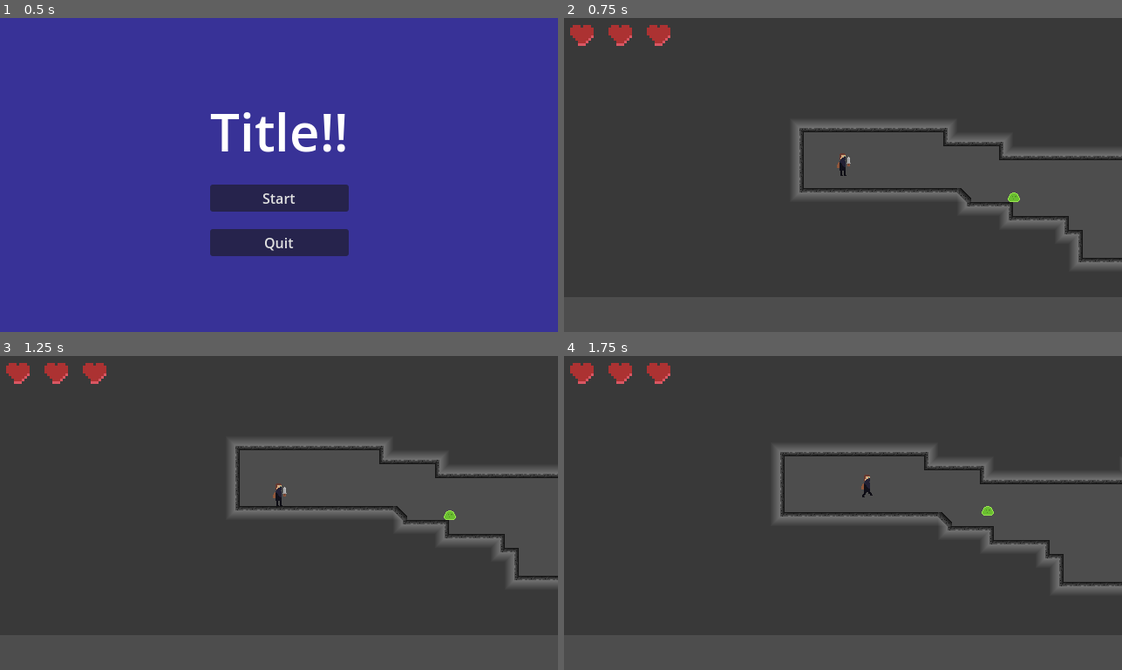
Above: before the commit, frames 1-4 (two rows, left to right).
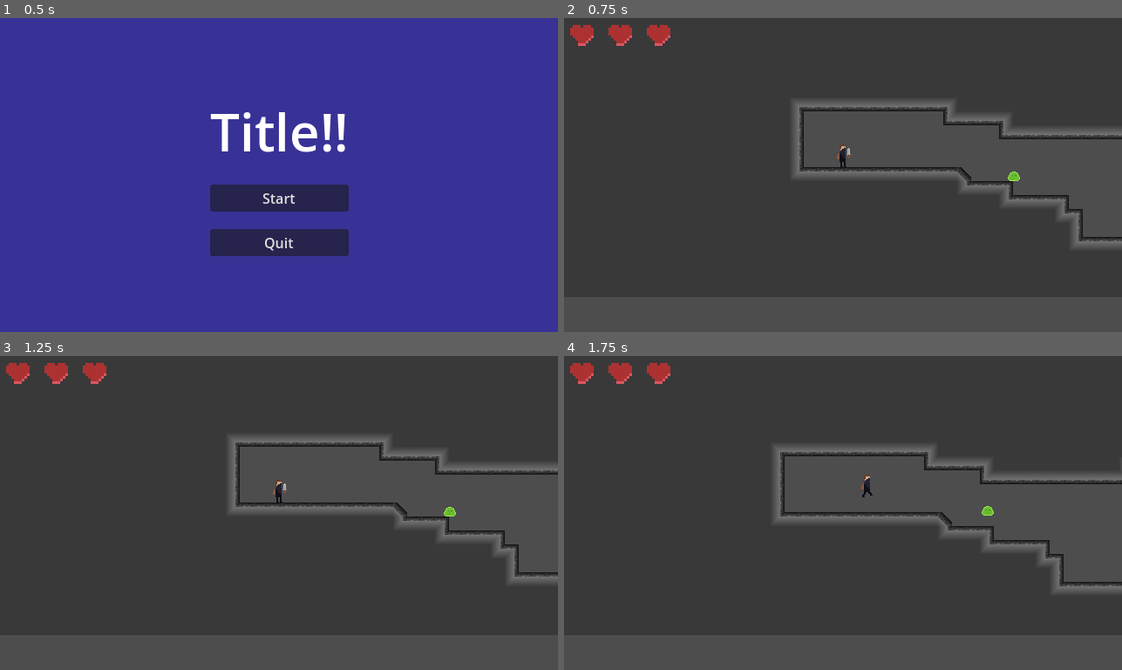
Above: after the commit, the same moments.

Repository: Throwablebrick/cave-game
Game: Godot game, scene res://scenes/two_viewports.tscn
Same seed, same stepped clock (60 frames per second), same inputs: the game is played once before the commit and once after it.
Inputs:
- Up to frame 1 (0.5 s): no input
- Up to frame 2 (0.75 s): click "Start" at 0.5 s
- Up to frame 3 (1.25 s): no input
- Up to frame 4 (1.75 s): hold D (right) from 1.28 s (still down); tap X (attack) at 1.35 s; tap Up (up) at 1.52 s

Frame 1 is identical in both runs. In frame 2, 5.8% of the frame differs, in the area x 41-100%, y 26-80%; in frame 3, 2.7%; in frame 4, nothing differs.

Commit message:
added scene switchers

Diff:
--- /dev/null
+++ b/scenes/checkpoint.tscn
@@ -0,0 +1,95 @@
+[gd_scene load_steps=14 format=3 uid="uid://c1d0llc0vm7l2"]
+
+[ext_resource type="Script" uid="uid://d2qqpu58xhxei" path="res://scripts/checkpoint.gd" id="1_ywqth"]
+[ext_resource type="Texture2D" uid="uid://djyhf0mr2nr1g" path="res://art/checkpoint.png" id="1_yyywg"]
+
+[sub_resource type="AtlasTexture" id="AtlasTexture_ywqth"]
+atlas = ExtResource("1_yyywg")
+region = Rect2(0, 0, 32, 15)
+
+[sub_resource type="AtlasTexture" id="AtlasTexture_vsimk"]
+atlas = ExtResource("1_yyywg")
+region = Rect2(32, 0, 32, 15)
+
+[sub_resource type="AtlasTexture" id="AtlasTexture_yqsag"]
+atlas = ExtResource("1_yyywg")
+region = Rect2(64, 0, 32, 15)
+
+[sub_resource type="AtlasTexture" id="AtlasTexture_c45tw"]
+atlas = ExtResource("1_yyywg")
+region = Rect2(96, 0, 32, 15)
+
+[sub_resource type="AtlasTexture" id="AtlasTexture_55jpe"]
+atlas = ExtResource("1_yyywg")
+region = Rect2(128, 0, 32, 15)
+
+[sub_resource type="AtlasTexture" id="AtlasTexture_vc08m"]
+atlas = ExtResource("1_yyywg")
+region = Rect2(160, 0, 32, 15)
+
+[sub_resource type="AtlasTexture" id="AtlasTexture_tl56q"]
+atlas = ExtResource("1_yyywg")
+region = Rect2(192, 0, 32, 15)
+
+[sub_resource type="AtlasTexture" id="AtlasTexture_ok2sx"]
+atlas = ExtResource("1_yyywg")
+region = Rect2(224, 0, 32, 15)
+
+[sub_resource type="AtlasTexture" id="AtlasTexture_j0vas"]
+atlas = ExtResource("1_yyywg")
+region = Rect2(256, 0, 32, 15)
+
+[sub_resource type="SpriteFrames" id="SpriteFrames_xam77"]
+animations = [{
+"frames": [{
+"duration": 1.0,
+"texture": SubResource("AtlasTexture_ywqth")
+}, {
+"duration": 1.0,
+"texture": SubResource("AtlasTexture_vsimk")
+}, {
+"duration": 1.0,
+"texture": SubResource("AtlasTexture_yqsag")
+}, {
+"duration": 1.0,
+"texture": SubResource("AtlasTexture_c45tw")
+}, {
+"duration": 1.0,
+"texture": SubResource("AtlasTexture_55jpe")
+}, {
+"duration": 1.0,
+"texture": SubResource("AtlasTexture_vc08m")
+}, {
+"duration": 1.0,
+"texture": SubResource("AtlasTexture_tl56q")
+}, {
+"duration": 1.0,
+"texture": SubResource("AtlasTexture_ok2sx")
+}, {
+"duration": 1.0,
+"texture": SubResource("AtlasTexture_j0vas")
+}],
+"loop": true,
+"name": &"default",
+"speed": 5.0
+}]
+
+[sub_resource type="RectangleShape2D" id="RectangleShape2D_fndcu"]
+size = Vector2(21, 17)
+
+[node name="Node2D" type="Node2D"]
+script = ExtResource("1_ywqth")
+
+[node name="checkpoint" type="AnimatedSprite2D" parent="."]
+position = Vector2(0, -7.5)
+sprite_frames = SubResource("SpriteFrames_xam77")
+
+[node name="Area2D" type="Area2D" parent="checkpoint"]
+collision_layer = 128
+collision_mask = 2
+
+[node name="CollisionShape2D" type="CollisionShape2D" parent="checkpoint/Area2D"]
+position = Vector2(-0.5, -1)
+shape = SubResource("RectangleShape2D_fndcu")
+
+[connection signal="body_entered" from="checkpoint/Area2D" to="." method="_on_area_2d_body_entered"]
--- a/scenes/full_ui.tscn
+++ b/scenes/full_ui.tscn
@@ -14,7 +14,6 @@
 script = ExtResource("1_5ivbt")
 
 [node name="hud" type="MarginContainer" parent="."]
-visible = false
 z_index = -1
 custom_minimum_size = Vector2(9, 8)
 layout_mode = 1
@@ -154,19 +153,13 @@
 text = "You died"
 horizontal_alignment = 1
 
-[node name="Button" type="Button" parent="pause/ColorRect/death_menu"]
+[node name="try_again" type="Button" parent="pause/ColorRect/death_menu"]
 custom_minimum_size = Vector2(200, 50)
 layout_mode = 2
 theme_override_font_sizes/font_size = 30
 text = "Try Again"
 
-[node name="Button2" type="Button" parent="pause/ColorRect/death_menu"]
-custom_minimum_size = Vector2(0, 50)
-layout_mode = 2
-theme_override_font_sizes/font_size = 30
-text = "Main Menu"
-
-[node name="Button3" type="Button" parent="pause/ColorRect/death_menu"]
+[node name="quit" type="Button" parent="pause/ColorRect/death_menu"]
 custom_minimum_size = Vector2(0, 50)
 layout_mode = 2
 theme_override_font_sizes/font_size = 30
@@ -217,5 +210,7 @@
 [connection signal="pressed" from="pause/ColorRect/pause_menu/Button2" to="." method="_go_to_main_menu"]
 [connection signal="pressed" from="pause/ColorRect/pause_menu/Button3" to="." method="_toggle_volume"]
 [connection signal="pressed" from="pause/ColorRect/volume_menu/Button" to="." method="_toggle_volume"]
+[connection signal="pressed" from="pause/ColorRect/death_menu/try_again" to="." method="_on_try_again_pressed"]
+[connection signal="pressed" from="pause/ColorRect/death_menu/quit" to="." method="_on_quit_pressed"]
 [connection signal="pressed" from="main_menu/ColorRect/VBoxContainer/start" to="." method="_on_start_pressed"]
 [connection signal="pressed" from="main_menu/ColorRect/VBoxContainer/quit" to="." method="_on_quit_pressed"]
--- a/scenes/two_viewports.tscn
+++ b/scenes/two_viewports.tscn
@@ -1,24 +1,26 @@
-[gd_scene load_steps=3 format=3 uid="uid://b1yhmxowe3rdw"]
+[gd_scene load_steps=4 format=3 uid="uid://b1yhmxowe3rdw"]
 
+[ext_resource type="Script" uid="uid://cop7f5cgen280" path="res://scripts/sub_viewport.gd" id="1_85bhg"]
 [ext_resource type="PackedScene" uid="uid://cua1isjrbtb1g" path="res://scenes/full_ui.tscn" id="1_bjr87"]
 [ext_resource type="PackedScene" uid="uid://cucwcsmtxeybl" path="res://scenes/test.tscn" id="1_sqjmx"]
 
 [node name="Node2D" type="Node2D"]
 
-[node name="SubViewportContainer" type="SubViewportContainer" parent="."]
+[node name="container" type="SubViewportContainer" parent="."]
 custom_minimum_size = Vector2(640, 320)
 offset_right = 40.0
 offset_bottom = 40.0
 stretch = true
 
-[node name="SubViewport" type="SubViewport" parent="SubViewportContainer"]
+[node name="sub" type="SubViewport" parent="container"]
 handle_input_locally = false
 snap_2d_transforms_to_pixel = true
 snap_2d_vertices_to_pixel = true
 size = Vector2i(640, 320)
 render_target_update_mode = 4
+script = ExtResource("1_85bhg")
 
-[node name="Node2D" parent="SubViewportContainer/SubViewport" instance=ExtResource("1_sqjmx")]
+[node name="Node2D" parent="container/sub" instance=ExtResource("1_sqjmx")]
 
 [node name="CanvasLayer" type="CanvasLayer" parent="."]
 
--- a/scripts/character_body_2d.gd
+++ b/scripts/character_body_2d.gd
@@ -70,6 +70,8 @@
 
 func damage(amount: int, direction: int) -> void:
 	global.player_health -= amount
+	if global.player_health <= 0:
+		global.death()
 	velocity = Vector2(KNOCKBACKX * direction, KNOCKBACKY)
 	global.ui_update()
 
--- /dev/null
+++ b/scripts/checkpoint.gd
@@ -0,0 +1,8 @@
+extends Node2D
+
+@onready var checkpoint: AnimatedSprite2D = $checkpoint
+
+@export var next_level_path: String
+
+func _on_area_2d_body_entered(body: Node2D) -> void:
+	global.next_level(next_level_path)
--- a/scripts/full_ui.gd
+++ b/scripts/full_ui.gd
@@ -9,43 +9,42 @@
 
 func _ready() -> void:
 	global.toggle_main_menu.connect(_toggle_main_menu)
-
+	global.died.connect(_death_screen)
 func _process(delta: float) -> void:
 	if Input.is_action_just_pressed("ui"):
 		toggle_visible(pause)
 		global.running = false
-
 func toggle_visible(object):
 	if object.visible:
 		object.visible = false
 	else:
 		object.visible = true
-
-
 func _toggle_volume() -> void:
 	toggle_visible(volume_menu)
 	toggle_visible(pause_menu)
-
-
 func _return_to_game() -> void:
 	toggle_visible(pause)
 	global.running = true
-
-
 func _on_quit_pressed() -> void:
 	get_tree().quit()
-
-
 func _on_start_pressed() -> void:
 	global.running = true
 	toggle_visible(main_menu)
 	toggle_visible(hud)
-
-
 func _go_to_main_menu() -> void:
 	toggle_visible(hud)
 	toggle_visible(main_menu)
 	toggle_visible(pause)
-
 func _toggle_main_menu():
 	toggle_visible(main_menu)
+	toggle_visible(hud)
+func _death_screen():
+	toggle_visible(pause)
+	toggle_visible(pause_menu)
+	toggle_visible(death_menu)
+	global.running = false
+func _on_try_again_pressed() -> void:
+	global.player_health = 12
+	global.running = true
+	global.run_once = true
+	get_tree().reload_current_scene()
--- a/scripts/global.gd
+++ b/scripts/global.gd
@@ -2,17 +2,22 @@
 
 signal toggle_main_menu
 signal update_ui
+signal died
+signal switch_level
 
 var player_health = 12
-var running = false
+var running = true
 var run_once = true
 
 # Called when the node enters the scene tree for the first time.
 func _ready() -> void:
 	pass
-
+func death():
+	died.emit()
 func ui_update():
 	update_ui.emit(player_health)
+func next_level(path):
+	switch_level.emit(path)
 
 # Called every frame. 'delta' is the elapsed time since the previous frame.
 func _process(delta: float) -> void:
--- /dev/null
+++ b/scripts/sub_viewport.gd
@@ -0,0 +1,14 @@
+extends SubViewport
+
+@onready var level = get_node("Node2D")
+
+func _ready() -> void:
+	global.switch_level.connect(_switch_levels)
+
+func _switch_levels(new_level):
+	remove_child(level)
+	level.call_deferred("free")
+
+	var next_level = load(new_level)
+	level = new_level.instance()
+	add_child(next_level)
Binary file added: art/checkpoint.png
Not shown, added: art/checkpoint.png.import
Not shown, added: scripts/checkpoint.gd.uid
Not shown, added: scripts/sub_viewport.gd.uid
